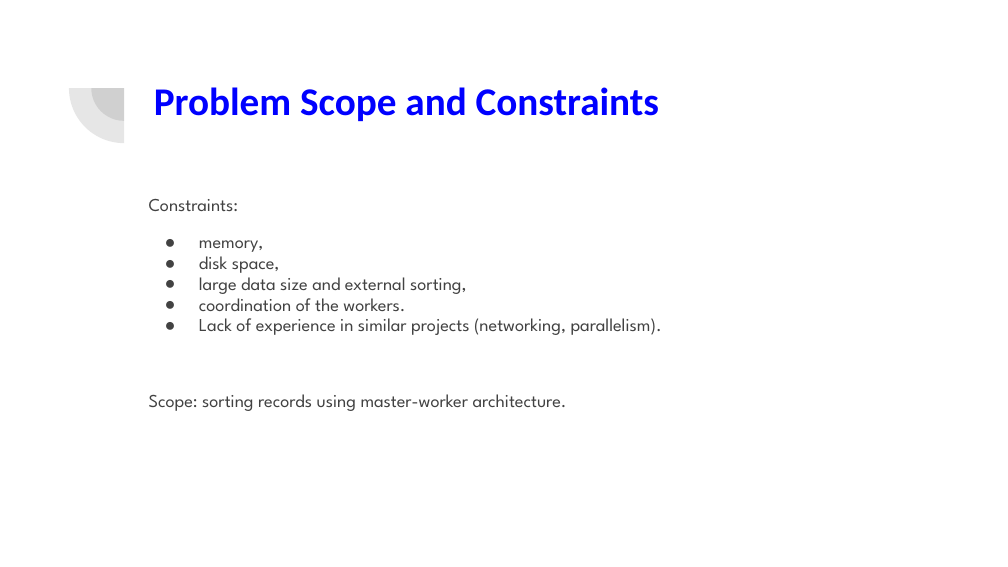
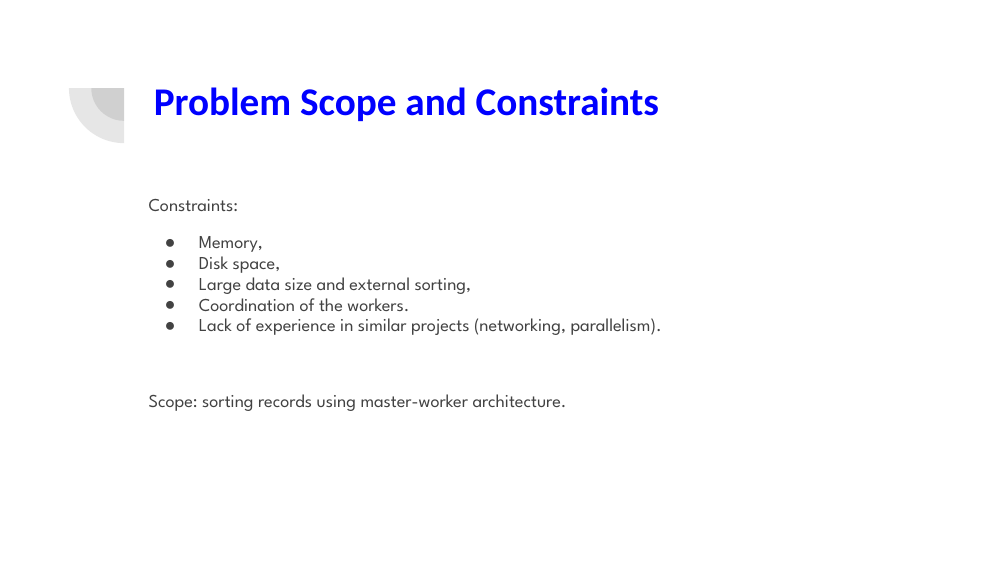
Before and after one commit to mmsellam/332project, a slide deck: slide 4 of Mid-time project presentation.pptx. Drawn at 1008x567 pixels with LibreOffice and Linux fonts; fonts in the diff are those of the drawing. Boxes give left, top, right and bottom in pixels: in the first picture for what was removed or moved away, otherwise in the second. Text is boxed around its words. In the diff, an @@ line names an element or a change of style, - is before the commit and + after.

Commit message:
Done mid time presentation and quick fixes to design for the worker exchange

```diff
--- a/Mid-time project presentation.pptx
+++ b/Mid-time project presentation.pptx
@@ text at <box>199,236,472,311</box>: text changed @@
-● memory,
-● disk space,
-● large data size and external sorting,
-● coordination of the workers.
+● Memory,
+● Disk space,
+● Large data size and external sorting,
+● Coordination of the workers.
```
Also in this commit, not shown: 7 other slides changed, 1 slide removed, 2 other files.
